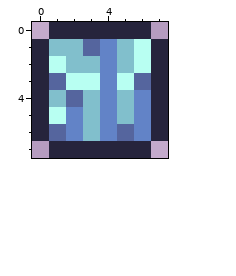
Pixel-art sprite -- Assets/Tiles/Permafrost/PermafrostIceItem.png. This is how it looked before the edit.
The file is 16x16 pixels, drawn in blocks of 2x2; one block is one cell here.
After the commit:
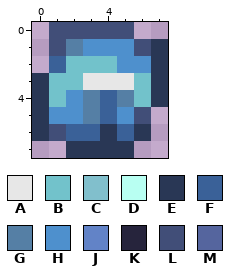
Palette (. is transparent): A #e7e7e7  B #72c2cb  C #81bfcc  D #b8fff2  E #293755  F #3a6198  G #557fa5  H #4e90cd  J #6283c7  K #26243c  L #414e78  M #55659e
Difference:
@@ x 0..7 @@
-0 .KKKKKK.
-1 KCCMJCDK
-2 KDCCJCDK
-3 KMDDJDMK
-4 KCMCJCJK
-5 KDJCJCJK
-6 KMJCJMJK
-7 .KKKKKK.
+0 .LLLLL..
+1 .LGHHHLE
+2 .FBBBHHE
+3 EBBAAABE
+4 EBHGFGBE
+5 EHHGFHL.
+6 ELFFEFE.
+7 ..EEEE..
Where, in picture pixels (left, top, right, bottom), the same in both pictures:
changed: (32, 22, 168, 158)
